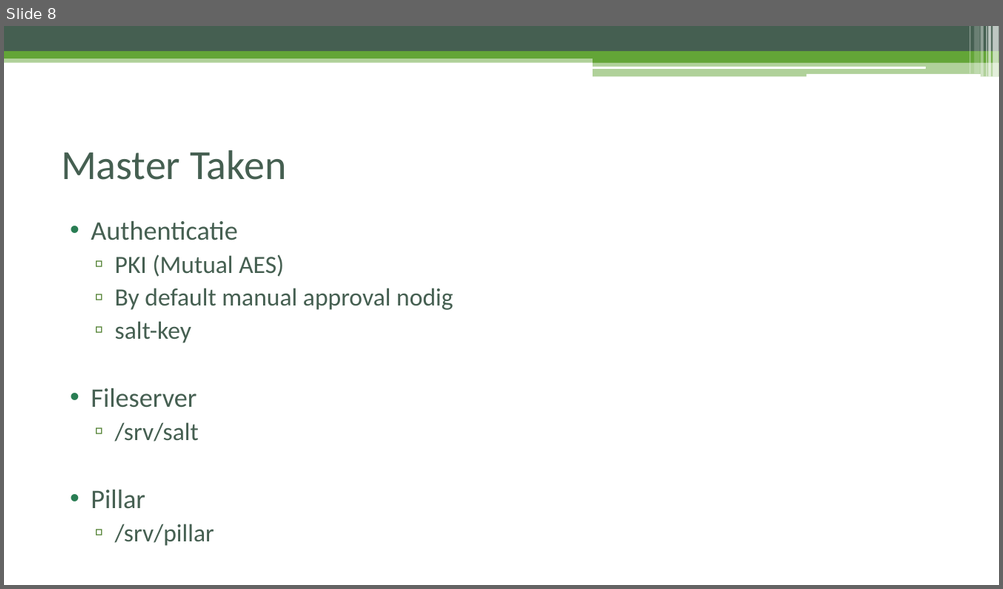
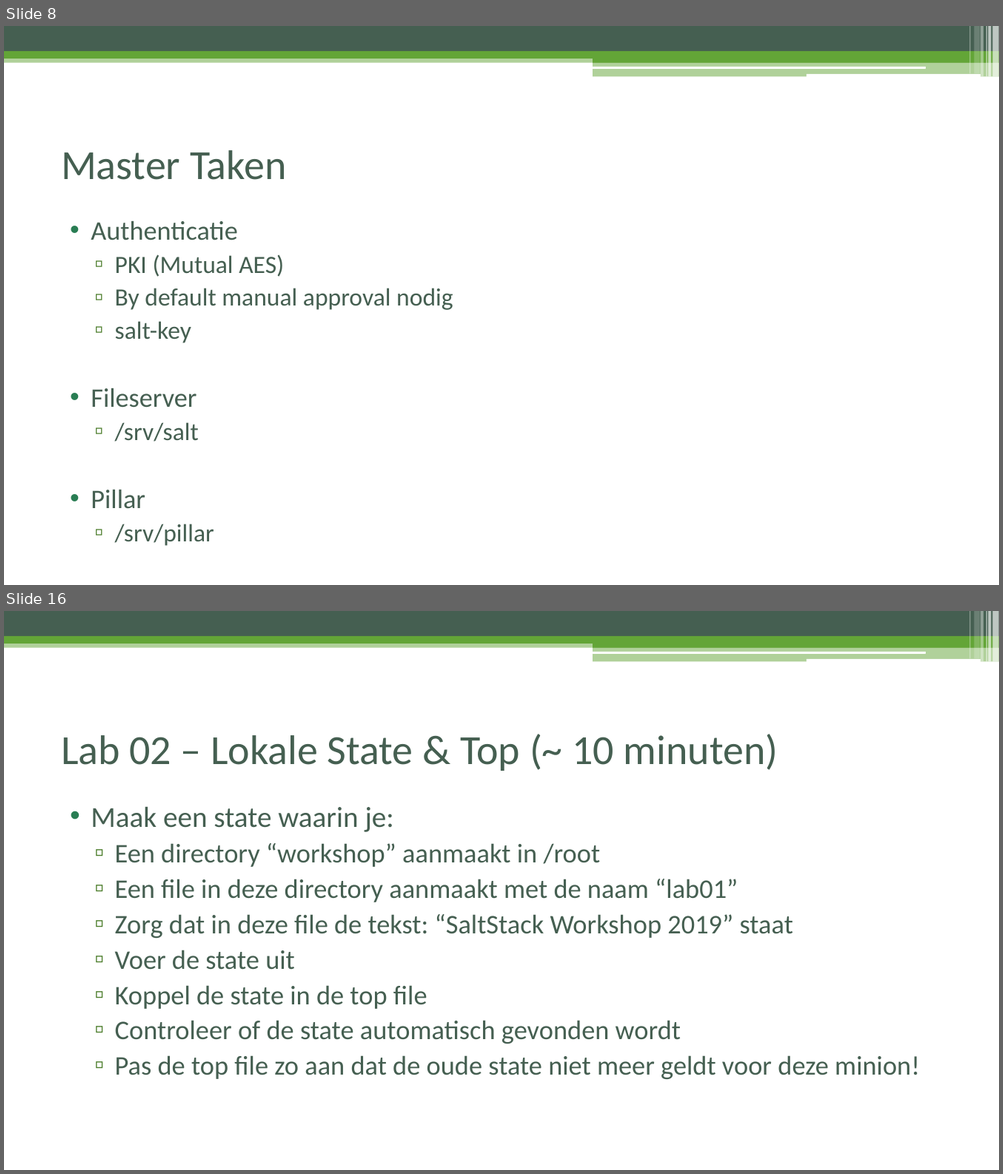
Before and after one commit to FireDrunk/salt-training, a slide deck: presentation.pptx. Shown one above the other, each under a label of ours: slide 8 before the commit, slides 8 and 16 after it; the slides between them are not shown. The pictures are 1003x589 and 1003x1174 pixels, drawn with LibreOffice and Linux fonts; fonts in the diff are those of the drawing. Boxes give left, top, right and bottom in pixels: in the first picture for what was removed or moved away, otherwise in the second. Text is boxed around its words. In the diff, an @@ line names an element or a change of style, - is before the commit and + after.

```diff
--- a/presentation.pptx
+++ b/presentation.pptx
@@ slide 16 added at [4,611,999,1170], background #FFFFFF; not listed: 13 template elements that a slide beside it also shows @@
@@ title added at [61,734,778,771], 40 pt, text #455F51 @@
+Lab 02 – Lokale State & Top (~ 10 minuten)
@@ text added at [91,806,919,1080], 26 pt, text #455F51 @@
+• Maak een state waarin je:
+  ▫ Een directory “workshop” aanmaakt in /root
+  ▫ Een file in deze directory aanmaakt met de naam “lab01”
+  ▫ Zorg dat in deze file de tekst: “SaltStack Workshop 2019” staat
+  ▫ Voer de state uit
+  ▫ Koppel de state in de top file
+  ▫ Controleer of de state automatisch gevonden wordt
+  ▫ Pas de top file zo aan dat de oude state niet meer geldt voor deze minion!
```
Also in this commit, not shown: 1 slide changed, 12 other slides added, 12 slides removed, 1 other file.
